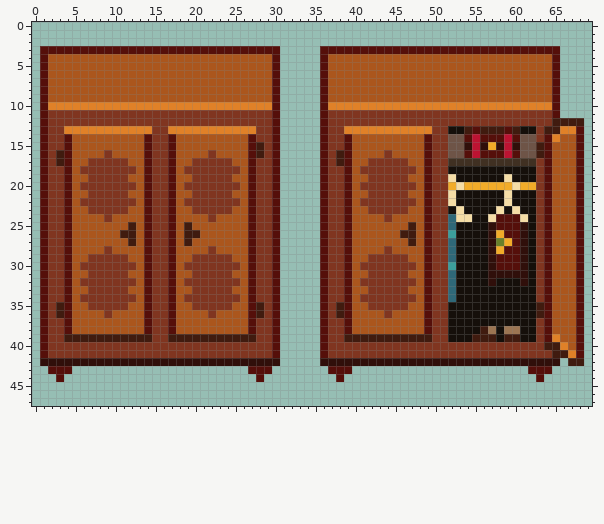
Sprite sheet: Assets/Art/Sprites/Objects/Furniture/Wardrobe.png. That is the earlier state.
The file is 70x48 pixels.
And afterwards:
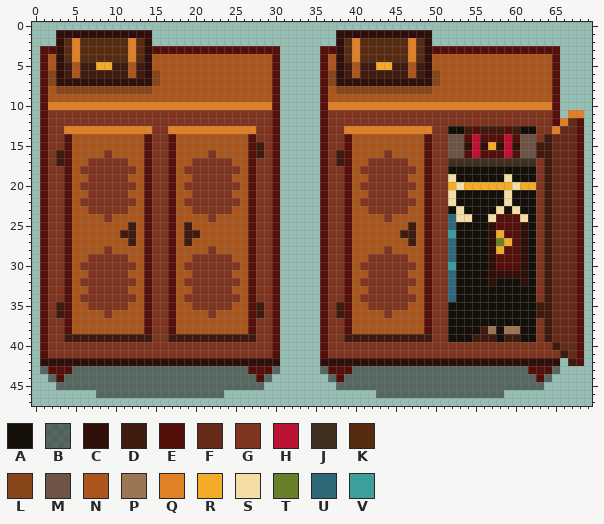
Palette (. is transparent): A #150f0a  B #16100c80  C #300f0a  D #401b0f  E #550f0a  F #662a19  G #803520  H #bd1332  J #403022  K #572b10  L #874519  M #6e5447  N #ab561d  P #9c7552  Q #e08128  R #f2ac29  S #f5dda6  T #69802a  U #2f6878  V #3c9f9c
Change:
Changed rows in their new state; - is an unchanged pixel.
first column x 1:
 1 --CCCCCCCCCCCC-----------------------CCCCCCCCCCCC-------------------
 2 --CKQKKKKKKQKC-----------------------CKQKKKKKKQKC-------------------
 3 --CKQKKKKKKQKC-----------------------CKQKKKKKKQKC-------------------
 4 --CKQKKKKKKQKC-----------------------CKQKKKKKKQKC-------------------
 5 --CD-DDRRDD-DC-----------------------CD-DDRRDD-DC-------------------
 6 -LCD-DDDDDD-DCL---------------------LCD-DDDDDD-DCL------------------
 7 -LCCCCCCCCCCCCL---------------------LCCCCCCCCCCCCL------------------
 8 --LLLLLLLLLLLL-----------------------LLLLLLLLLLLL-------------------
11 ------------------------------------------------------------------QQ
12 ----------------------------------------------------------------EQFE
13 ---------------------------------------------------------------GQFF-
14 ---------------------------------------------------------------DFFF-
15 ---------------------------------------------------------------DFFF-
16 ---------------------------------------------------------------DFFF-
17 ---------------------------------------------------------------DFFF-
18 ---------------------------------------------------------------DFFF-
19 ---------------------------------------------------------------DFFF-
20 ---------------------------------------------------------------DFFF-
21 ---------------------------------------------------------------DFFF-
22 ---------------------------------------------------------------DFFF-
23 ---------------------------------------------------------------DFFF-
24 ---------------------------------------------------------------DFFF-
25 ---------------------------------------------------------------DFFF-
26 ---------------------------------------------------------------DFFF-
27 ---------------------------------------------------------------DFFF-
28 ---------------------------------------------------------------DFFF-
29 ---------------------------------------------------------------DFFF-
30 ---------------------------------------------------------------DFFF-
31 ---------------------------------------------------------------DFFF-
32 ---------------------------------------------------------------DFFF-
33 ---------------------------------------------------------------DFFF-
34 ---------------------------------------------------------------DFFF-
35 ---------------------------------------------------------------DFFF-
36 ---------------------------------------------------------------DFFF-
37 ---------------------------------------------------------------DFFF-
38 ---------------------------------------------------------------DFFF-
39 ---------------------------------------------------------------DFFF-
40 ---------------------------------------------------------------G-FF-
41 ----------------------------------------------------------------G-F-
42 -------------------------------------------------------------------E
43 B---BBBBBBBBBBBBBBBBBBBBBB---B-----B---BBBBBBBBBBBBBBBBBBBBBB---B---
44 -B-BBBBBBBBBBBBBBBBBBBBBBBB-B-------B-BBBBBBBBBBBBBBBBBBBBBBBB-B----
45 --BBBBBBBBBBBBBBBBBBBBBBBBBB---------BBBBBBBBBBBBBBBBBBBBBBBBBB-----
46 -------BBBBBBBBBBBBBBBB-------------------BBBBBBBBBBBBBBBB----------
Boxes around the changes in both pictures, in picture pixels (x1, y1, x2, y2):
changed: (48, 30, 160, 94)
changed: (328, 30, 440, 94)
changed: (320, 110, 584, 398)
added: (40, 366, 280, 398)
